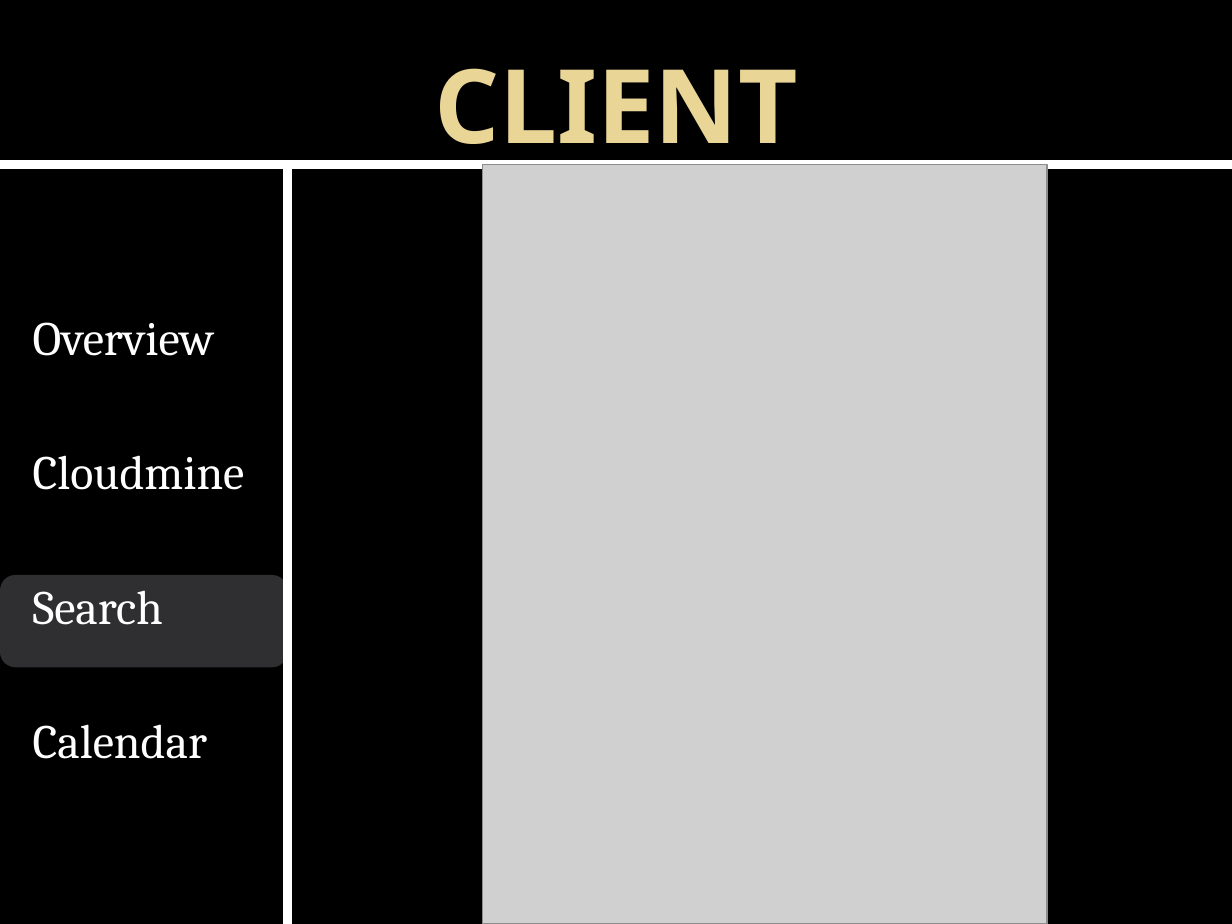
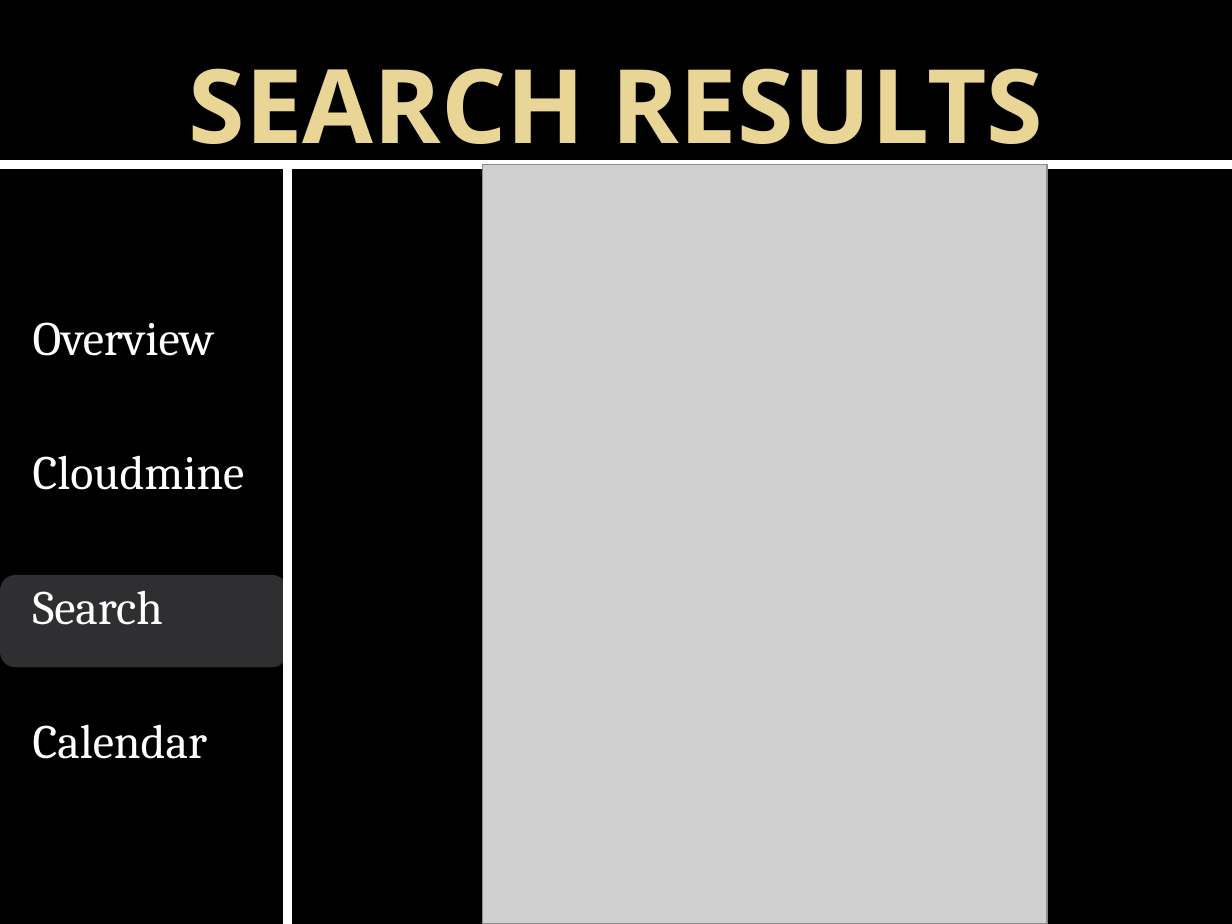
Before and after one commit to times05/Concert_Calendar, a slide deck: slide 8 of Concert Calendar Presentation.pptx. Drawn at 1232x924 pixels with LibreOffice and Linux fonts; fonts in the diff are those of the drawing; grey boxes stand for pictures; background and template pictures are left out. Boxes give left, top, right and bottom in pixels: in the first picture for what was removed or moved away, otherwise in the second. Text is boxed around its words. In the diff, an @@ line names an element or a change of style, - is before the commit and + after.

```diff
--- a/Concert Calendar Presentation.pptx
+++ b/Concert Calendar Presentation.pptx
@@ title at [189,68,1043,170]: text changed @@
-CLIENT
+SEARCH RESULTS
```
Also in this commit, not shown: 6 other slides changed, 1 slide added, 2 slides removed.
